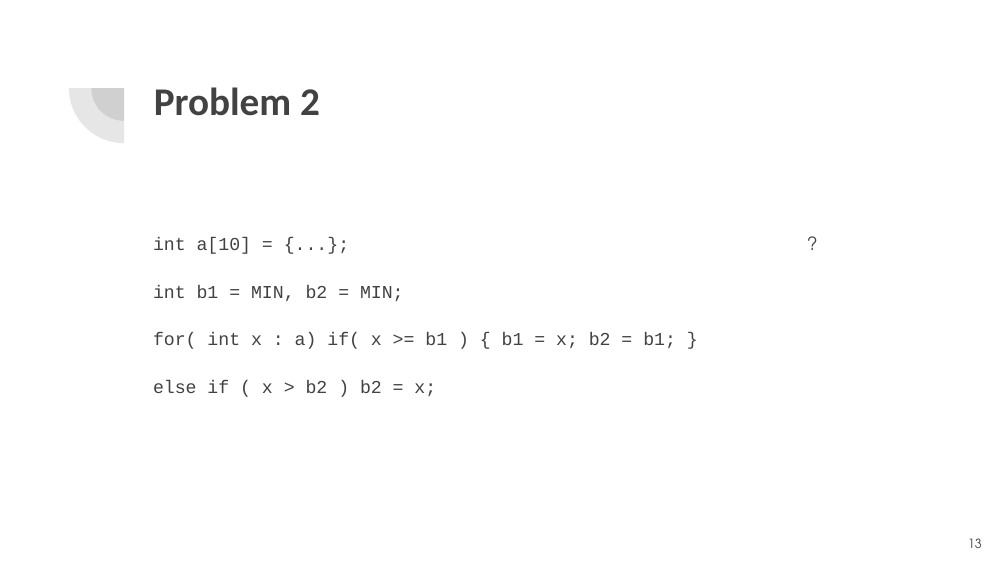
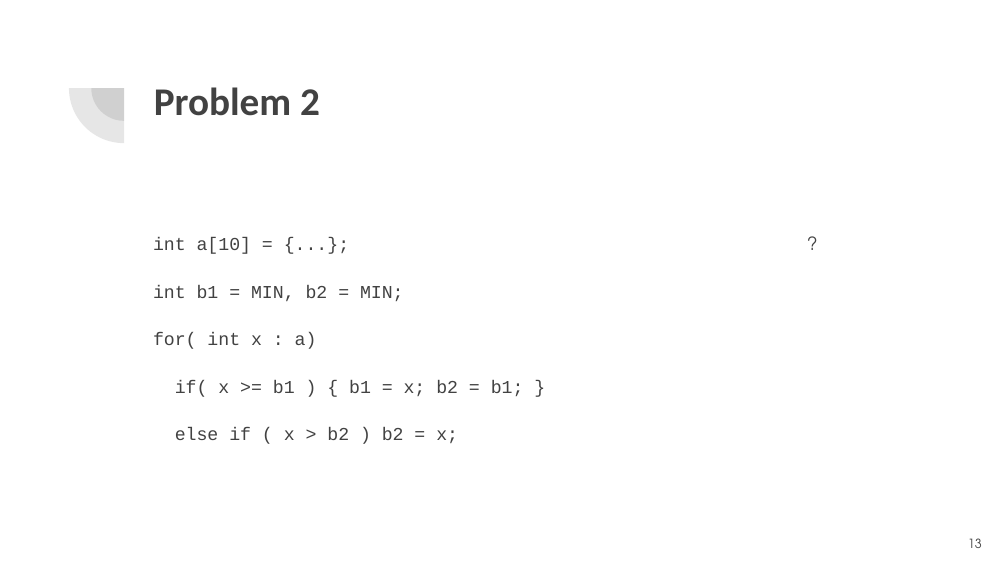
Before and after one commit to momalab/e3, a slide deck: slide 13 of tutorials/dop/Data_Oblivious_Programming.pptx. Drawn at 1008x567 pixels with LibreOffice and Linux fonts; fonts in the diff are those of the drawing. Boxes give left, top, right and bottom in pixels: in the first picture for what was removed or moved away, otherwise in the second. Text is boxed around its words. In the diff, an @@ line names an element or a change of style, - is before the commit and + after.

```diff
--- a/tutorials/dop/Data_Oblivious_Programming.pptx
+++ b/tutorials/dop/Data_Oblivious_Programming.pptx
@@ text at [153,333,524,397]: text changed @@
-for( int x : a) if( x >= b1 ) { b1 = x; b2 = b1; }
+for( int x : a)
+if( x >= b1 ) { b1 = x; b2 = b1; }
```
Also in this commit, not shown: 8 other files.
